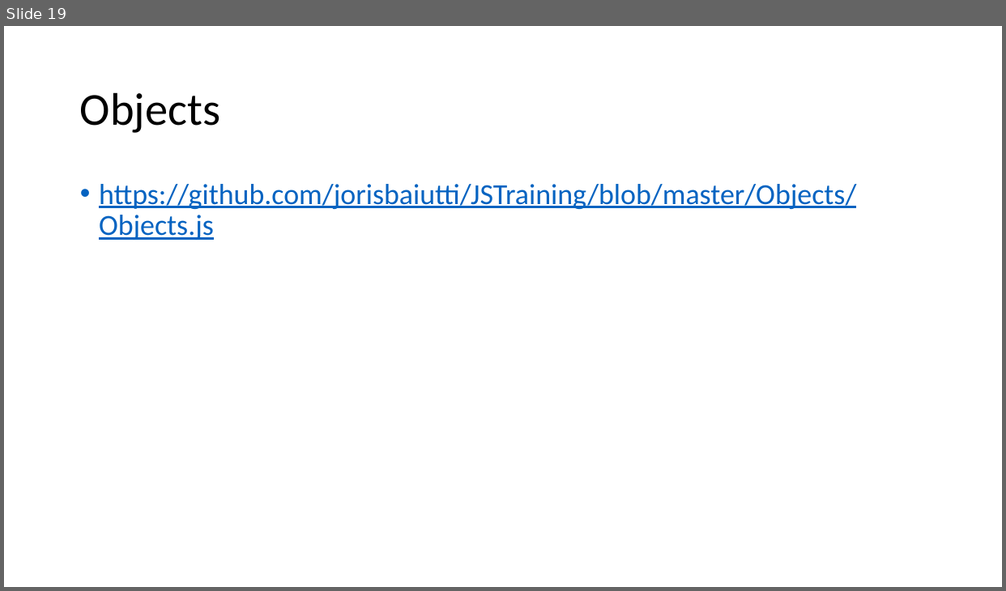
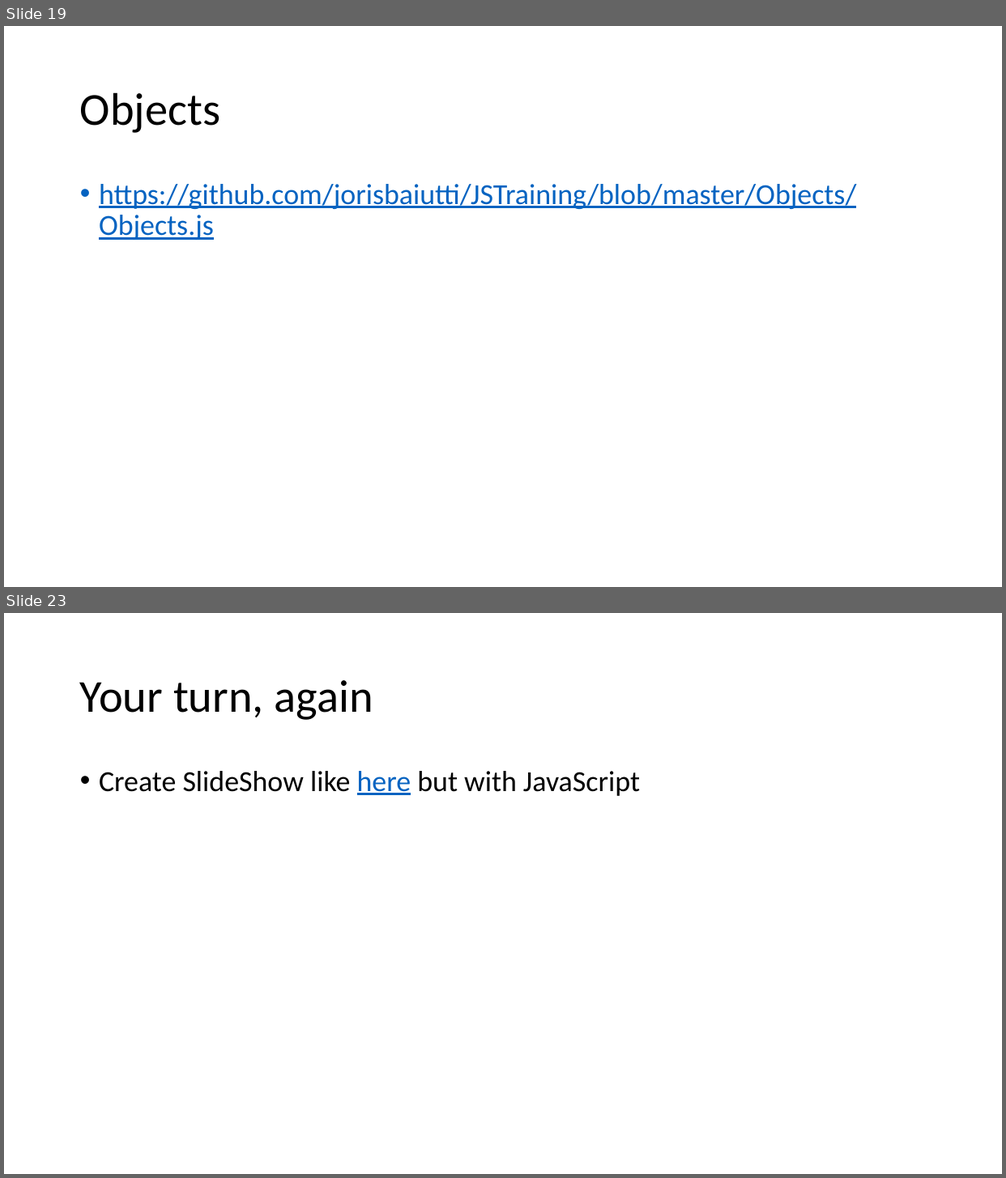
Before and after one commit to JansAkkaunt/JSTraining, a slide deck: JSTrainingj.pptx. Shown one above the other, each under a label of ours: slide 19 before the commit, slides 19 and 23 after it; the slides between them are not shown. The pictures are 1006x591 and 1006x1178 pixels, drawn with LibreOffice and Linux fonts; fonts in the diff are those of the drawing. Boxes give left, top, right and bottom in pixels: in the first picture for what was removed or moved away, otherwise in the second. Text is boxed around its words. In the diff, an @@ line names an element or a change of style, - is before the commit and + after.

```diff
--- a/JSTrainingj.pptx
+++ b/JSTrainingj.pptx
@@ slide 23 added at box(4, 613, 1002, 1174), background #FFFFFF @@
@@ title added at box(80, 680, 373, 720), 44 pt, text #000000 @@
+Your turn, again
@@ text added at box(99, 771, 640, 796), 28 pt, text #000000 @@
+• Create SlideShow like here but with JavaScript
```
Also in this commit, not shown: 3 other slides added, 1 other file.
